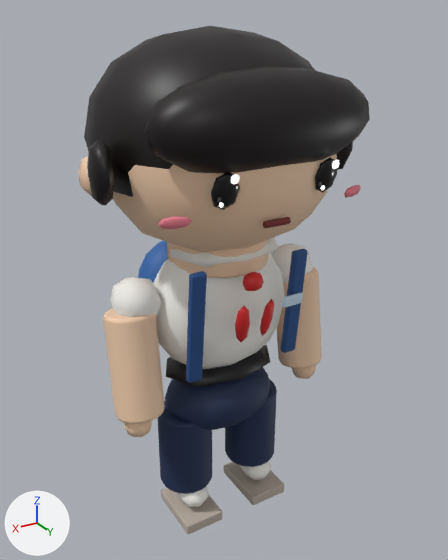
A saved change to the Blender file blender/character_prototype/scenes/vietnamese_student.blend.
Before and after are seen from a 50 mm lens placed at (0.381, 0.649, 0.675), pointed at (-0.012, -0.005, 0.348). The axes (+X, +Y, +Z) are drawn at lower left. The lights are the same throughout. The first picture is the older version.

The older version as bpy lines, for what is in view:
```python
ob_backpack = bpy.data.objects.new('Backpack', me_cube_027)
ob_backpack.location = (0.0, -0.105, 0.31)
ob_hair_cap = bpy.data.objects.new('Hair_Cap', me_cube_003)
ob_hair_cap.location = (0.0, -0.015, 0.54)
ob_scarf_knot = bpy.data.objects.new('Scarf_Knot', me_cube_017)
ob_scarf_knot.location = (0.0, 0.082, 0.38)
ob_scarf_tail_l = bpy.data.objects.new('Scarf_Tail_L', me_cube_018)
ob_scarf_tail_l.location = (-0.018, 0.088, 0.33)
ob_scarf_tail_r = bpy.data.objects.new('Scarf_Tail_R', me_cube_019)
ob_scarf_tail_r.location = (0.018, 0.088, 0.33)
ob_strap_l = bpy.data.objects.new('Strap_L', me_cube_025)
ob_strap_l.location = (-0.072, 0.07, 0.33)
ob_strap_r = bpy.data.objects.new('Strap_R', me_cube_026)
ob_strap_r.location = (0.072, 0.07, 0.33)
# also in view: 'Sleeve_L' at (-0.118, 0.0, 0.35); 'Arm_R' at (0.128, 0.01, 0.27); 'Hair_Sideburn_R' at (0.16, 0.03, 0.52); 'Leg_L' at (-0.055, 0.0, 0.11); 'Pants_Pelvis' at (0.0, 0.0, 0.18)
```
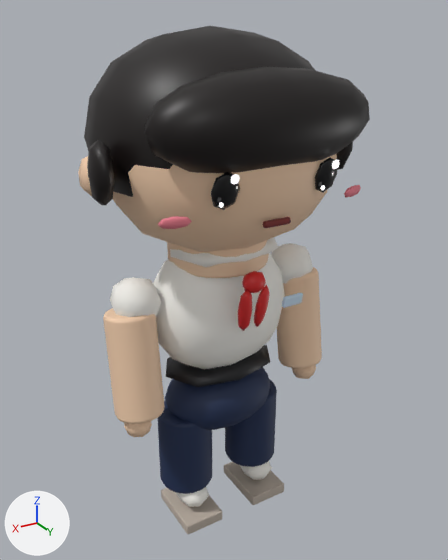
Patch to the scene script:
```diff
--- a/blender/character_prototype/scenes/vietnamese_student.blend.py
+++ b/blender/character_prototype/scenes/vietnamese_student.blend.py
@@ me_cube_018 @@
-me_cube_018.from_pydata(...)  # 8 vertices, 6 faces; spans x -0.0148..0.0148, y -0.0159..0.0159, z -0.0345..0.0345
-me_cube_018.vertices[0].co = (-0.0059, -0.0159, -0.032)
-me_cube_018.vertices[1].co = (-0.0107, -0.0026, 0.0345)
-me_cube_018.vertices[2].co = (-0.0099, -0.0049, -0.0345)
-me_cube_018.vertices[3].co = (-0.0148, 0.0084, 0.032)
-me_cube_018.vertices[4].co = (0.0148, -0.0084, -0.032)
-me_cube_018.vertices[5].co = (0.0099, 0.0049, 0.0345)
-me_cube_018.vertices[6].co = (0.0107, 0.0026, -0.0345)
-me_cube_018.vertices[7].co = (0.0059, 0.0159, 0.032)
+me_cube_018.from_pydata(...)  # 8 vertices, 6 faces; spans x -0.015..0.015, y -0.0174..0.0174, z -0.0386..0.0386
+# me_cube_018 part 1
+me_cube_018.vertices[0].co = (-0.0059, -0.0174, -0.0357)
+me_cube_018.vertices[1].co = (-0.0108, -0.0024, 0.0386)
+me_cube_018.vertices[2].co = (-0.0101, -0.0044, -0.0386)
+me_cube_018.vertices[3].co = (-0.015, 0.0106, 0.0357)
+me_cube_018.vertices[4].co = (0.015, -0.0106, -0.0357)
+me_cube_018.vertices[5].co = (0.0101, 0.0044, 0.0386)
+me_cube_018.vertices[6].co = (0.0108, 0.0024, -0.0386)
+me_cube_018.vertices[7].co = (0.0059, 0.0174, 0.0357)
 me_cube_018.materials.append(mat_m_scarf)
@@ me_cube_019 @@
-me_cube_019.from_pydata(...)  # 8 vertices, 6 faces; spans x -0.0148..0.0148, y -0.0159..0.0159, z -0.0345..0.0345
-me_cube_019.vertices[0].co = (-0.0148, -0.0084, -0.032)
-me_cube_019.vertices[1].co = (-0.0099, 0.0049, 0.0345)
-me_cube_019.vertices[2].co = (-0.0107, 0.0026, -0.0345)
-me_cube_019.vertices[3].co = (-0.0059, 0.0159, 0.032)
-me_cube_019.vertices[4].co = (0.0059, -0.0159, -0.032)
-me_cube_019.vertices[5].co = (0.0107, -0.0026, 0.0345)
-me_cube_019.vertices[6].co = (0.0099, -0.0049, -0.0345)
-me_cube_019.vertices[7].co = (0.0148, 0.0084, 0.032)
+me_cube_019.from_pydata(...)  # 8 vertices, 6 faces; spans x -0.015..0.015, y -0.0174..0.0174, z -0.0386..0.0386
+# me_cube_019 part 2
+me_cube_019.vertices[0].co = (-0.015, -0.0106, -0.0357)
+me_cube_019.vertices[1].co = (-0.0101, 0.0044, 0.0386)
+me_cube_019.vertices[2].co = (-0.0108, 0.0024, -0.0386)
+me_cube_019.vertices[3].co = (-0.0059, 0.0174, 0.0357)
+me_cube_019.vertices[4].co = (0.0059, -0.0174, -0.0357)
+me_cube_019.vertices[5].co = (0.0108, -0.0024, 0.0386)
+me_cube_019.vertices[6].co = (0.0101, -0.0044, -0.0386)
+me_cube_019.vertices[7].co = (0.015, 0.0106, 0.0357)
 me_cube_019.materials.append(mat_m_scarf)
@@ ob_scarf_knot @@
 ob_scarf_knot = bpy.data.objects.new('Scarf_Knot', me_cube_017)
-ob_scarf_knot.location = (0.0, 0.082, 0.38)
+ob_scarf_knot.location = (0.0, 0.084, 0.38)
 _m = ob_scarf_knot.modifiers.new('Subdiv', 'SUBSURF')
@@ ob_scarf_tail_l @@
 ob_scarf_tail_l = bpy.data.objects.new('Scarf_Tail_L', me_cube_018)
-ob_scarf_tail_l.location = (-0.018, 0.088, 0.33)
+ob_scarf_tail_l.location = (-0.012, 0.084, 0.345)
 _m = ob_scarf_tail_l.modifiers.new('Subdiv', 'SUBSURF')
@@ ob_scarf_tail_r @@
 ob_scarf_tail_r = bpy.data.objects.new('Scarf_Tail_R', me_cube_019)
-ob_scarf_tail_r.location = (0.018, 0.088, 0.33)
+ob_scarf_tail_r.location = (0.012, 0.084, 0.345)
 _m = ob_scarf_tail_r.modifiers.new('Subdiv', 'SUBSURF')
@@ ob_strap_l @@
-ob_strap_l = bpy.data.objects.new('Strap_L', me_cube_025)
@@ ob_strap_r @@
-ob_strap_r = bpy.data.objects.new('Strap_R', me_cube_026)
@@ ob_backpack @@
-ob_backpack = bpy.data.objects.new('Backpack', me_cube_027)
```

Changed parts and their boxes [x1, y1, x2, y2] in the pictures (448 x 560 px):
'Strap_R', deleted (blue)
    before: [186, 271, 207, 383]
'Strap_L', deleted (blue)
    before: [281, 249, 308, 353]
'Backpack', deleted (blue)
    before: [138, 241, 168, 283]
'Scarf_Tail_L', reshaped, moved (13% wider, 13% taller)
    before: [260, 299, 274, 336]
    after: [254, 285, 270, 327]
'Scarf_Tail_R', reshaped, moved (6% narrower, 14% taller)
    before: [235, 306, 250, 342]
    after: [238, 290, 252, 331]
'Scarf_Knot', moved
    before: [242, 272, 264, 291]
    after: [242, 271, 266, 293]
